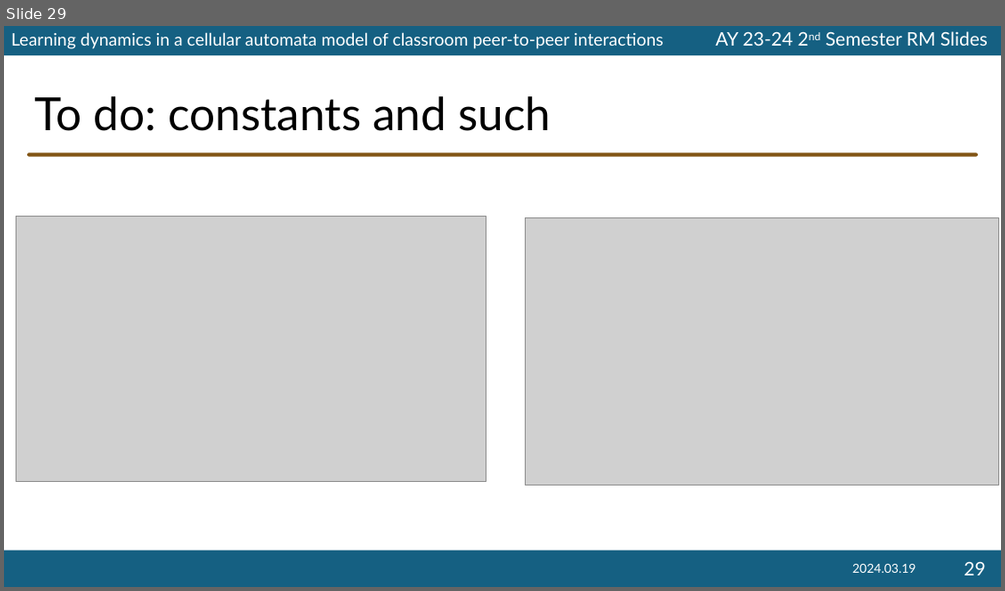
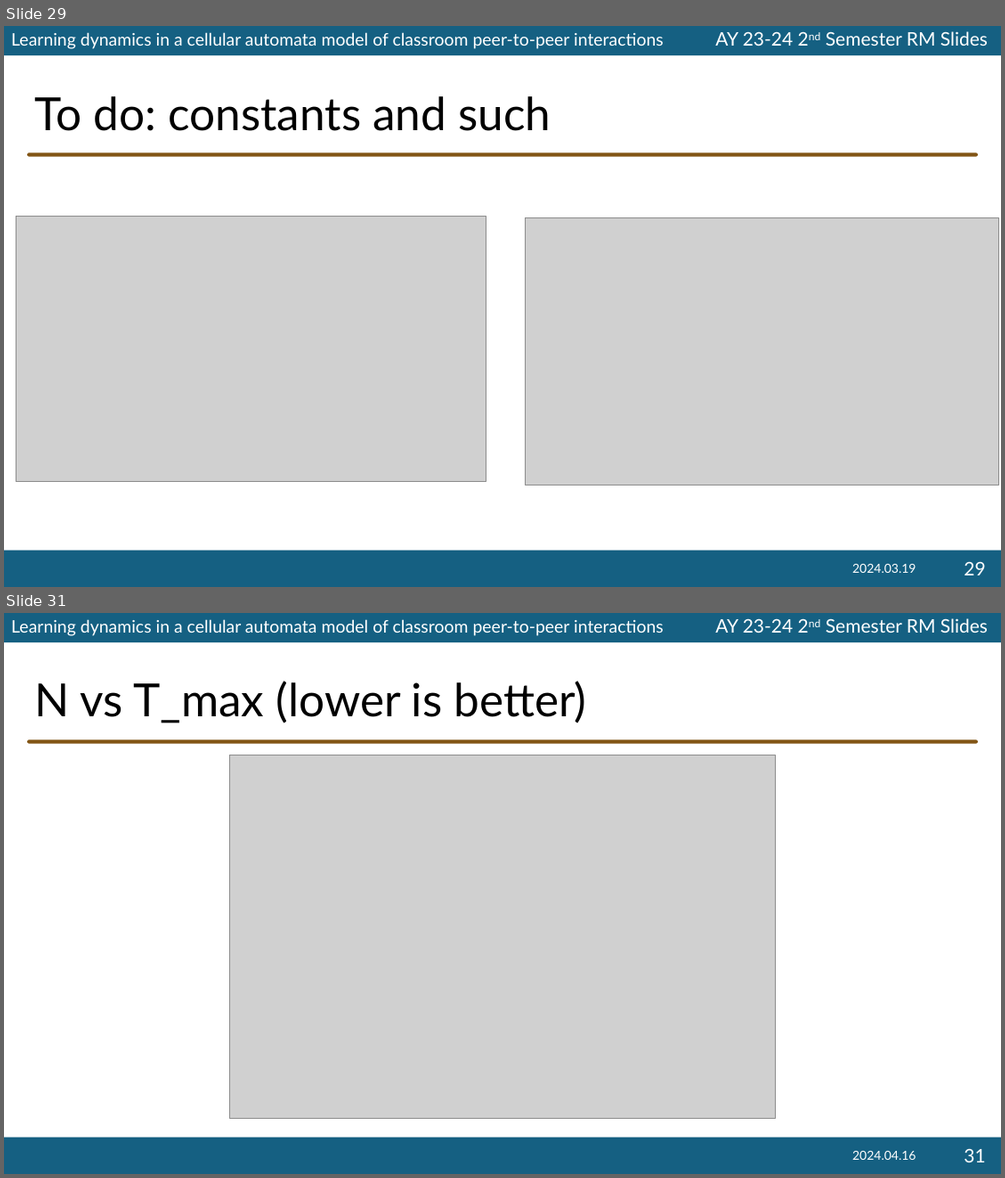
Before and after one commit to ioakimsy/BS-Thesis, a slide deck: documents/202324s2-RM-Slides-Sy.pptx. Shown one above the other, each under a label of ours: slide 29 before the commit, slides 29 and 31 after it; the slides between them are not shown. The pictures are 1005x591 and 1005x1178 pixels, drawn with LibreOffice and Linux fonts; fonts in the diff are those of the drawing; grey boxes stand for pictures; background and template pictures are left out. Boxes give left, top, right and bottom in pixels: in the first picture for what was removed or moved away, otherwise in the second. Text is boxed around its words. In the diff, an @@ line names an element or a change of style, - is before the commit and + after.

```diff
--- a/documents/202324s2-RM-Slides-Sy.pptx
+++ b/documents/202324s2-RM-Slides-Sy.pptx
@@ slide 31 added at (4,613,1001,1174), background #FFFFFF; not listed: 5 template elements that a slide beside it also shows @@
@@ title added at (34,681,587,723), 44 pt, text #000000 @@
+N vs T_max (lower is better)
@@ picture added at (230,755,775,1119) @@
@@ text added at (852,1151,915,1159), 12 pt, text #FFFFFF @@
+2024.04.16
@@ page number added at (963,1148,985,1162), 18 pt, text #FFFFFF @@
+31
```
Also in this commit, not shown: 1 other slide added.
